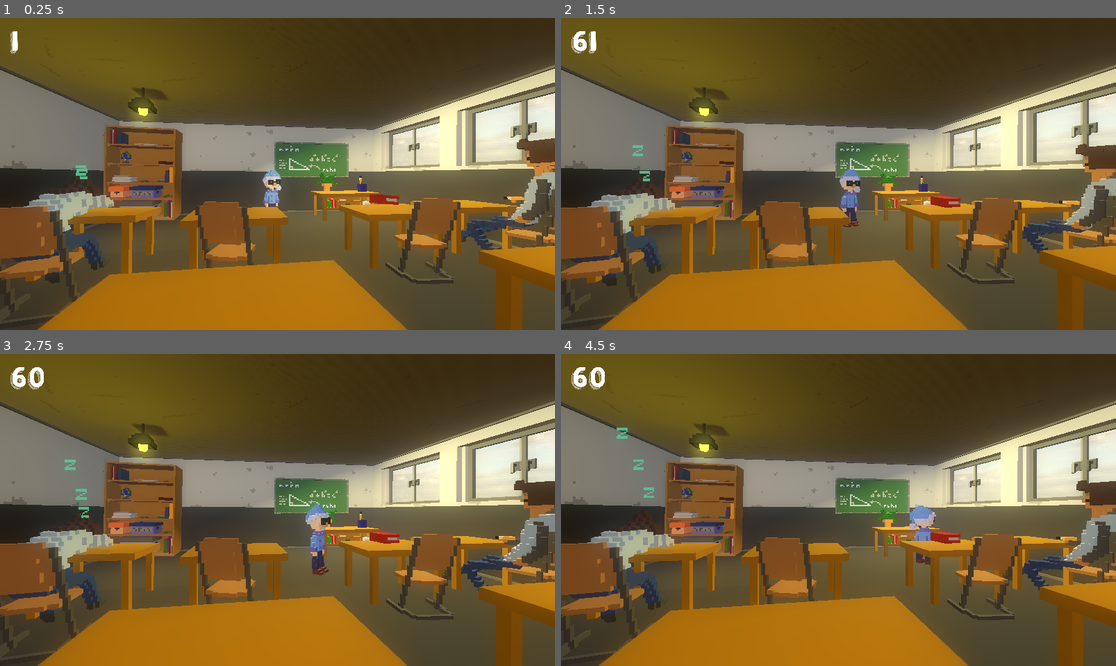
Above: before the commit, frames 1-4 (two rows, left to right).
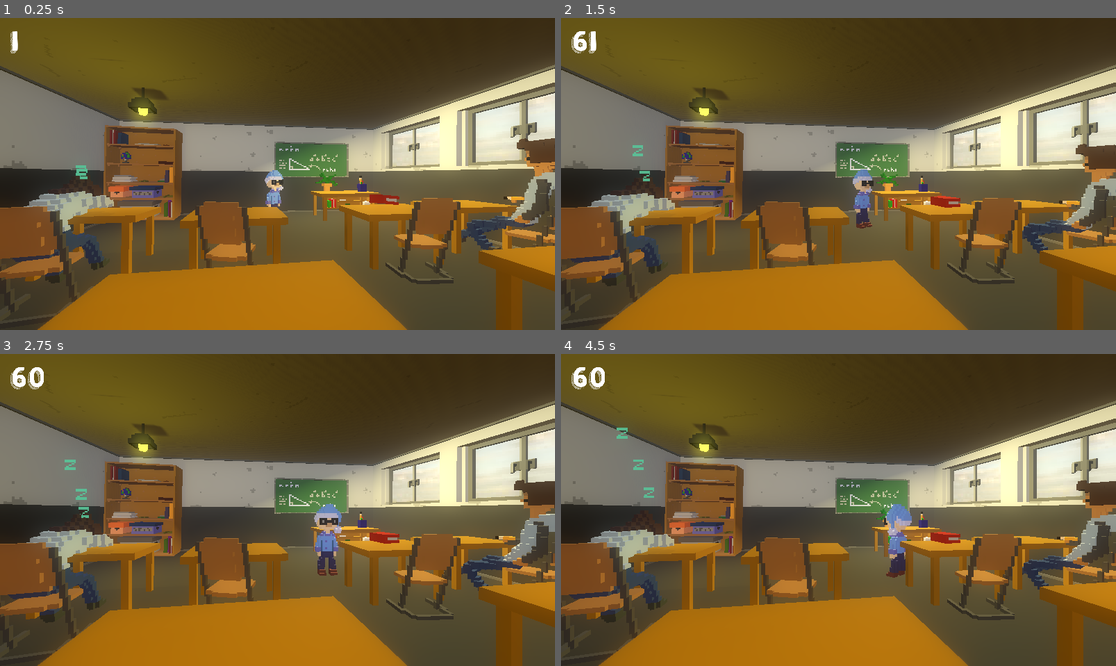
Above: after the commit, the same moments.

Repository: MoFa-Development/TheAbsolutelyTrueGame
Game: Godot game, scene res://scenes/Room.tscn
The game is run twice, just before and just after one commit, with the same random seed, the same clock (stepped at 60 frames per second) and the same inputs.
Inputs (mouse positions are in pixels of both pictures, inside the frame that each line leads up to):
- Up to frame 1 (0.25 s): no input
- Up to frame 2 (1.5 s): move the mouse to (960, 158) at 0.52 s; move the mouse to (727, 189) at 1.27 s
- Up to frame 3 (2.75 s): move the mouse to (333, 441) at 2.02 s
- Up to frame 4 (4.5 s): move the mouse to (810, 572) at 2.77 s; move the mouse to (1005, 556) at 3.52 s; move the mouse to (672, 463) at 4.27 s

The runs differ from the first frame. In frame 1, 0.2% of the frame differs, in the area x 47-52%, y 48-61%; in frame 2, 0.8%; in frame 3, 0.8%; in frame 4, 1.2%, in the area x 58-100%, y 46-76%.

Commit message:
New AI approach

Diff:
--- a/src/project.godot
+++ b/src/project.godot
@@ -10,6 +10,7 @@
 
 _global_script_classes=[  ]
 _global_script_class_icons={
+
 }
 
 [application]
--- a/src/scenes/characters/MrP.tscn
+++ b/src/scenes/characters/MrP.tscn
@@ -26,7 +26,7 @@
 		distance -= 1
 	else:
 		v /= 1.1
-	if rotation_degrees.y - goalRot < 0:
+	if rotation_degrees.y != goalRot:
 		rotation_degrees.y = lerp(rotation_degrees.y, goalRot, 0.05)
 		if update_walk:
 			goalDir = global_transform.origin.direction_to($Position3D.global_transform.origin) * speed
@@ -56,45 +56,58 @@
 
 onready var p = get_parent() as KinematicBody
 
+var speed = 5
 
 func _pos() -> Vector3:
 	return p.global_transform.origin
 
+func _on_Timer_timeout():
+	p.do_move(speed, 2)
+	var rot = 0
+	for area in get_children():
+		if area is Area:
+			var colliders = area.get_overlapping_bodies()
+			if colliders.size() > 0:
+				var dist = get_dist(area)
+				if area.name == \"Front\":
+					rot = (1 if get_dist($Right) - get_dist($Left) > 0 else -1) * 3 / (dist*dist*dist*dist/1000)
+#				if area.name == \"Right\":
+#					rot += +30 / (dist*dist/10)
+#				if area.name == \"Left\":
+#					rot += -30 / (dist*dist/10)
+	send_input(rot * 10)
+
+	### DEBUG code ###
+#	print(get_dist($Right), \"   \", get_dist($Left))
+#
+#	if rot > 0:
+#		get_parent().get_node(\"MrP\").mesh = CubeMesh.new()
+#	elif rot == 0:
+#		get_parent().get_node(\"MrP\").mesh = CapsuleMesh.new()
+#	else:
+#		get_parent().get_node(\"MrP\").mesh = CylinderMesh.new()
 
 
-func _on_Timer_timeout():
-	var speed = 5
-	var rot = 0
-	for ray in get_children():
-		if ray is RayCast:
-			if ray.is_colliding():
-				var dist = global_transform.origin.distance_to(ray.get_collision_point())
-				if ray.name == \"Front\":
-					rot += 90 * dist
-				if ray.name == \"BackRight\":
-					rot += -25 * dist
-				if ray.name == \"Right\":
-					rot += -40 * dist
-				if ray.name == \"FrontRight\":
-					rot += -50 * dist
-				if ray.name == \"FrontLeft\":
-					rot += 50 * dist
-				if ray.name == \"Left\":
-					rot += 40 * dist
-				if ray.name == \"BackLeft\":
-					rot += 25 * dist
-	send_input(speed, rot)
+func send_input(rot):
+	p.do_rotate(rot)
 
-
-func send_input(speed, rot):
-	p.do_rotate(rot)
-	p.do_move(speed, 50)
+func get_dist(area):
+	if area.get_overlapping_bodies().size() > 0:
+		return global_transform.origin.distance_to(area.get_overlapping_bodies()[1].global_transform.origin)
+	else:
+		return 0
 "
 
-[sub_resource type="SpatialMaterial" id=3]
+[sub_resource type="BoxShape" id=3]
+extents = Vector3( 0.001, 1, 3.55613 )
+
+[sub_resource type="BoxShape" id=4]
+extents = Vector3( 0.001, 1, 3.55613 )
+
+[sub_resource type="SpatialMaterial" id=5]
 albedo_texture = ExtResource( 1 )
 
-[sub_resource type="ConvexPolygonShape" id=4]
+[sub_resource type="ConvexPolygonShape" id=6]
 points = PoolVector3Array( -0.6, 2.5, -0.2, -0.6, 2.4, -0.1, -0.6, 2.4, -0.2, -0.6, 2.5, -0.1, -0.6, 1.2, -0.1, -0.6, 1 …(32349 unchanged characters)…
 
 [node name="MrP" type="KinematicBody"]
@@ -104,60 +117,37 @@
 transform = Transform( 1, 0, 0, 0, 1, 0, 0, 0, 1, 0, 0.783071, 0 )
 script = SubResource( 2 )
 
-[node name="Back" type="RayCast" parent="AI"]
-transform = Transform( 1, 0, 0, 0, 1, 0, 0, 0, 1, 0, 0.72091, 0 )
-enabled = true
-cast_to = Vector3( 0, 0, 2 )
+[node name="Timer" type="Timer" parent="AI"]
+wait_time = 0.01
+autostart = true
 
-[node name="BackRight" type="RayCast" parent="AI"]
-transform = Transform( 1, 0, 0, 0, 1, 0, 0, 0, 1, 0, 0.72091, 0 )
-enabled = true
-cast_to = Vector3( 1.5, 0, 1.5 )
+[node name="Front" type="Area" parent="AI"]
 
-[node name="Right" type="RayCast" parent="AI"]
-transform = Transform( 1, 0, 0, 0, 1, 0, 0, 0, 1, 0, 0.72091, 0 )
-enabled = true
-cast_to = Vector3( 2, 0, 0 )
+[node name="CollisionShape" type="CollisionShape" parent="AI/Front"]
+transform = Transform( 1, 0, 0, 0, 1, 0, 0, 0, 1, 0, 0, -3.546 )
+shape = SubResource( 3 )
 
-[node name="FrontRight" type="RayCast" parent="AI"]
-transform = Transform( 1, 0, 0, 0, 1, 0, 0, 0, 1, 0, 0.72091, 0 )
-enabled = true
-cast_to = Vector3( 1.5, 0, -1.5 )
+[node name="Right" type="Area" parent="AI"]
 
-[node name="Front" type="RayCast" parent="AI"]
-transform = Transform( 1, 0, 0, 0, 1, 0, 0, 0, 1, 0, 0.72091, 0 )
-enabled = true
-cast_to = Vector3( 0, 0, -2 )
+[node name="CollisionShape" type="CollisionShape" parent="AI/Right"]
+transform = Transform( 0.707107, 0, -0.707107, 0, 1, 0, 0.707107, 0, 0.707107, 2.262, 0, -2.343 )
+shape = SubResource( 4 )
 
-[node name="FrontLeft" type="RayCast" parent="AI"]
-transform = Transform( 1, 0, 0, 0, 1, 0, 0, 0, 1, 0, 0.72091, 0 )
-enabled = true
-cast_to = Vector3( -1.5, 0, -1.5 )
+[node name="Left" type="Area" parent="AI"]
 
-[node name="Left" type="RayCast" parent="AI"]
-transform = Transform( 1, 0, 0, 0, 1, 0, 0, 0, 1, 0, 0.72091, 0 )
-enabled = true
-cast_to = Vector3( -2, 0, 0 )
-
-[node name="BackLeft" type="RayCast" parent="AI"]
-transform = Transform( 1, 0, 0, 0, 1, 0, 0, 0, 1, 0, 0.72091, 0 )
-enabled = true
-cast_to = Vector3( -1.5, 0, 1.5 )
-
-[node name="Timer" type="Timer" parent="AI"]
-wait_time = 0.3
-autostart = true
+[node name="CollisionShape" type="CollisionShape" parent="AI/Left"]
+transform = Transform( 0.707107, 0, 0.707107, 0, 1, 0, -0.707107, 0, 0.707107, -2.62, 0, -2.543 )
+shape = SubResource( 4 )
 
 [node name="MrP" type="MeshInstance" parent="."]
 transform = Transform( -0.999999, 0, -8.74227e-08, 0, 1, 0, 8.74227e-08, 0, -0.999999, 0, 0, 0 )
 mesh = ExtResource( 2 )
-material/0 = SubResource( 3 )
+material/0 = SubResource( 5 )
 
 [node name="CollisionShape" type="CollisionShape" parent="."]
 transform = Transform( -0.999999, 0, -8.74227e-08, 0, 1, 0, 8.74227e-08, 0, -0.999999, 0, 0, 0 )
-shape = SubResource( 4 )
+shape = SubResource( 6 )
 
 [node name="Position3D" type="Position3D" parent="."]
 transform = Transform( 1, 0, 0, 0, 1, 0, 0, 0, 1, 0, 2.376, -1 )
-
 [connection signal="timeout" from="AI/Timer" to="AI" method="_on_Timer_timeout"]
Not shown: 1 places in src/scenes/characters/MrP.tscn that only renumber resources
